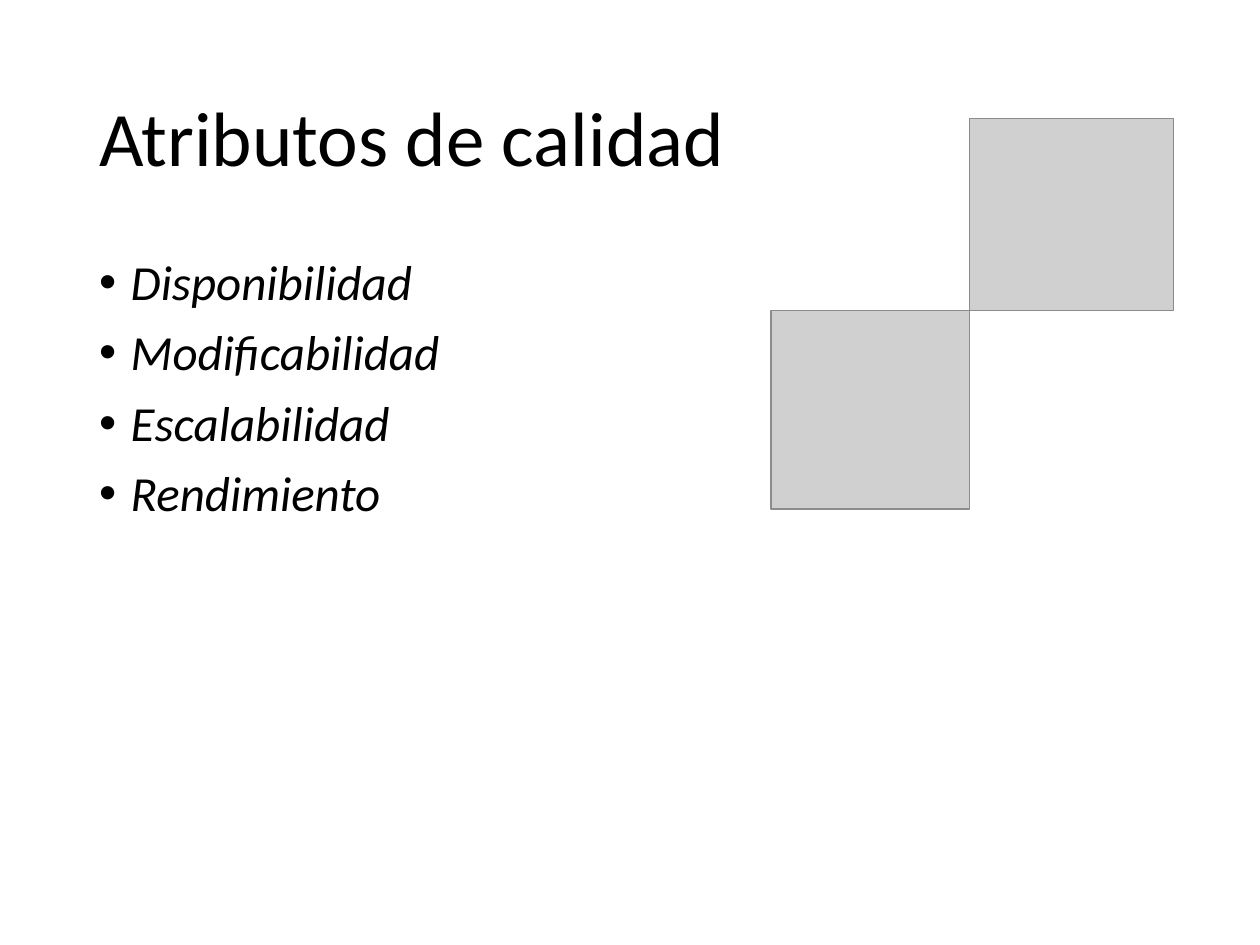
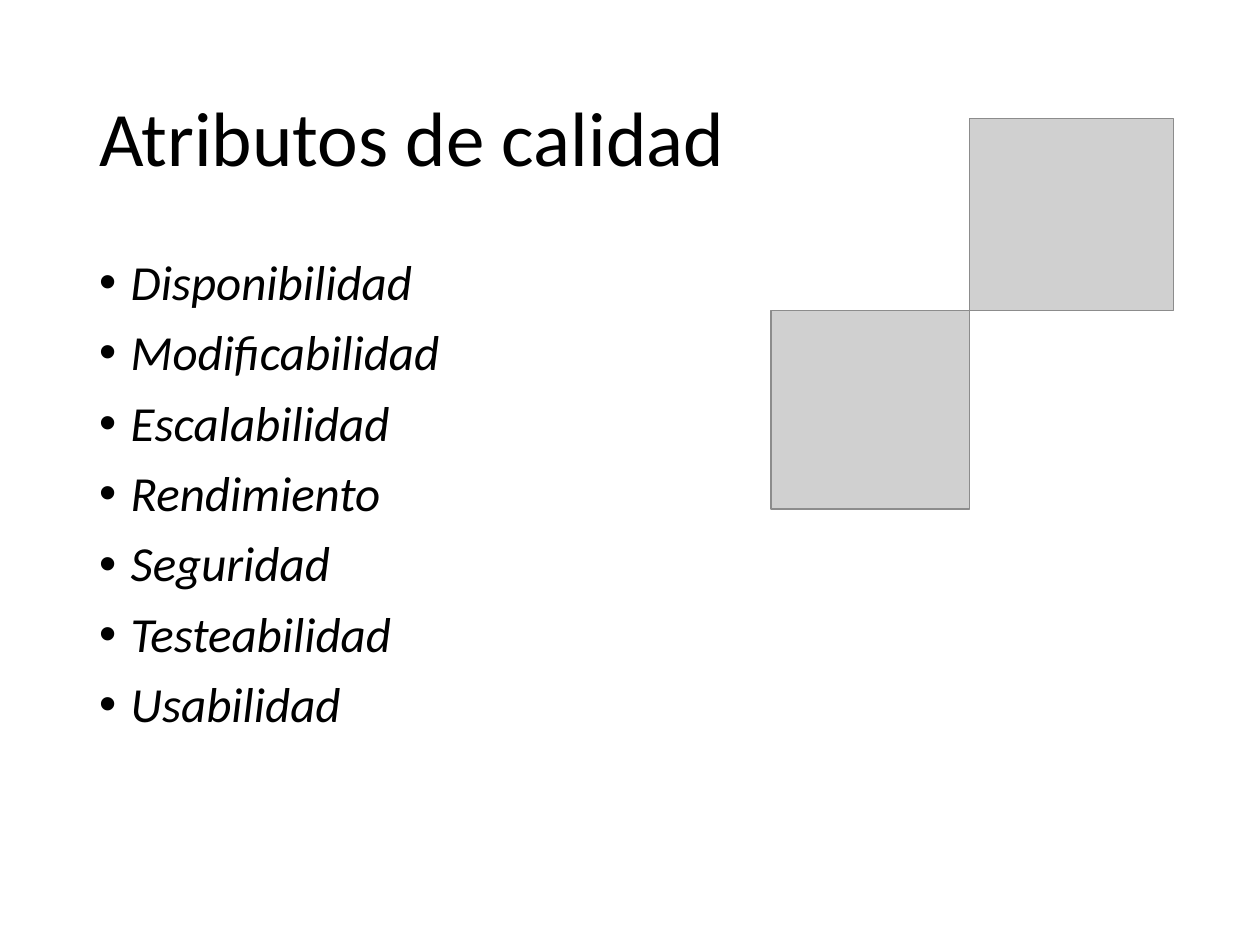
Before and after one commit to Arquisoft/Trivial4a, a slide deck: slide 8 of DOCUMENTACION/Documentación_entrega_final/Arquitectura del Software.pptx. Drawn at 1260x945 pixels with LibreOffice and Linux fonts; fonts in the diff are those of the drawing; grey boxes stand for pictures. Boxes give left, top, right and bottom in pixels: in the first picture for what was removed or moved away, otherwise in the second. Text is boxed around its words. In the diff, an @@ line names an element or a change of style, - is before the commit and + after.

Commit message:
p3

```diff
--- a/DOCUMENTACION/Documentación_entrega_final/Arquitectura del Software.pptx
+++ b/DOCUMENTACION/Documentación_entrega_final/Arquitectura del Software.pptx
@@ text at bbox=[131, 547, 391, 723]: paragraphs added @@
+• Seguridad
+• Testeabilidad
+• Usabilidad
```
Also in this commit, not shown: 1 slide added, 1 slide removed.
